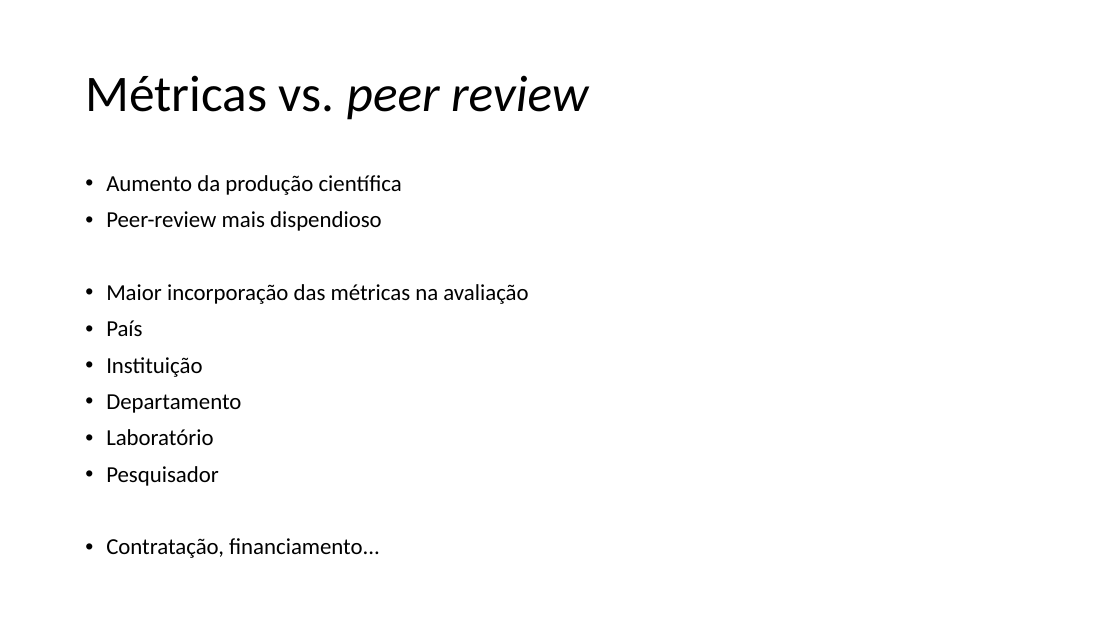
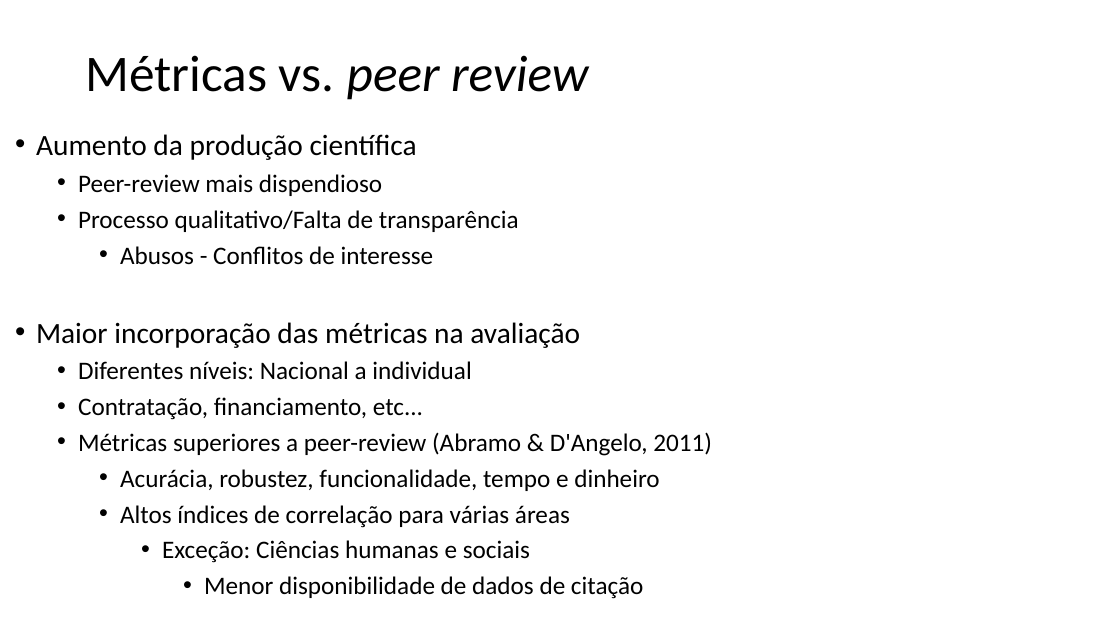
Before and after one commit to gavieira/ECG, a slide deck: slide 23 of apresentacao/apresentacao.pptx (slide 25 before the commit). Drawn at 1120x630 pixels with LibreOffice and Linux fonts; fonts in the diff are those of the drawing. Boxes give left, top, right and bottom in pixels: in the first picture for what was removed or moved away, otherwise in the second. Text is boxed around its words. In the diff, an @@ line names an element or a change of style, - is before the commit and + after.

```diff
--- a/apresentacao/apresentacao.pptx
+++ b/apresentacao/apresentacao.pptx
@@ text "Métricas vs. peer review": place and size @@
-text "Métricas vs. peer review" at [85,75,588,120]
+text "Métricas vs. peer review" at [85,55,588,100]
@@ text "Aumento da produção científica": place and size @@
-text "Aumento da produção científica" at [106,175,528,558]
+text "Aumento da produção científica" at [36,134,712,599]
@@ text at [36,134,580,348]: size 19.6 to 25.2 pt in "Aumento da produção científica", "Maior incorporação das métricas na avaliação"; size 19.6 to 21.6 pt in "Peer-review mais dispendioso"; line spacing 0.9 to 0.8; list level 1 to 2 in "Peer-review mais dispendioso" @@
@@ text at [78,210,519,265]: paragraphs added @@
+  • Processo qualitativo/Falta de transparência
+    • Abusos - Conflitos de interesse
@@ text at [78,361,712,599]: text changed; size 19.6 to 21.6 pt @@
-• País
-• Instituição
-• Departamento
-• Laboratório
-• Pesquisador
-• Contratação, financiamento...
+  • Diferentes níveis: Nacional a individual
+  • Contratação, financiamento, etc...
+  • Métricas superiores a peer-review (Abramo & D'Angelo, 2011)
+    • Acurácia, robustez, funcionalidade, tempo e dinheiro
+    • Altos índices de correlação para várias áreas
+      • Exceção: Ciências humanas e sociais
+        • Menor disponibilidade de dados de citação
```
Also in this commit, not shown: 10 other slides changed, 20 slides added, 14 slides removed, 9 other files.
